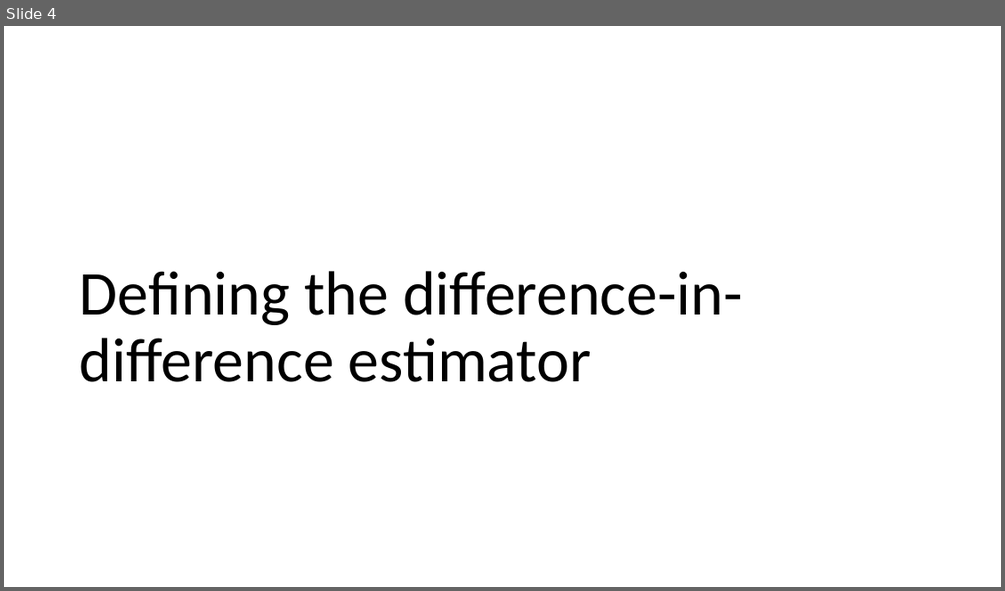
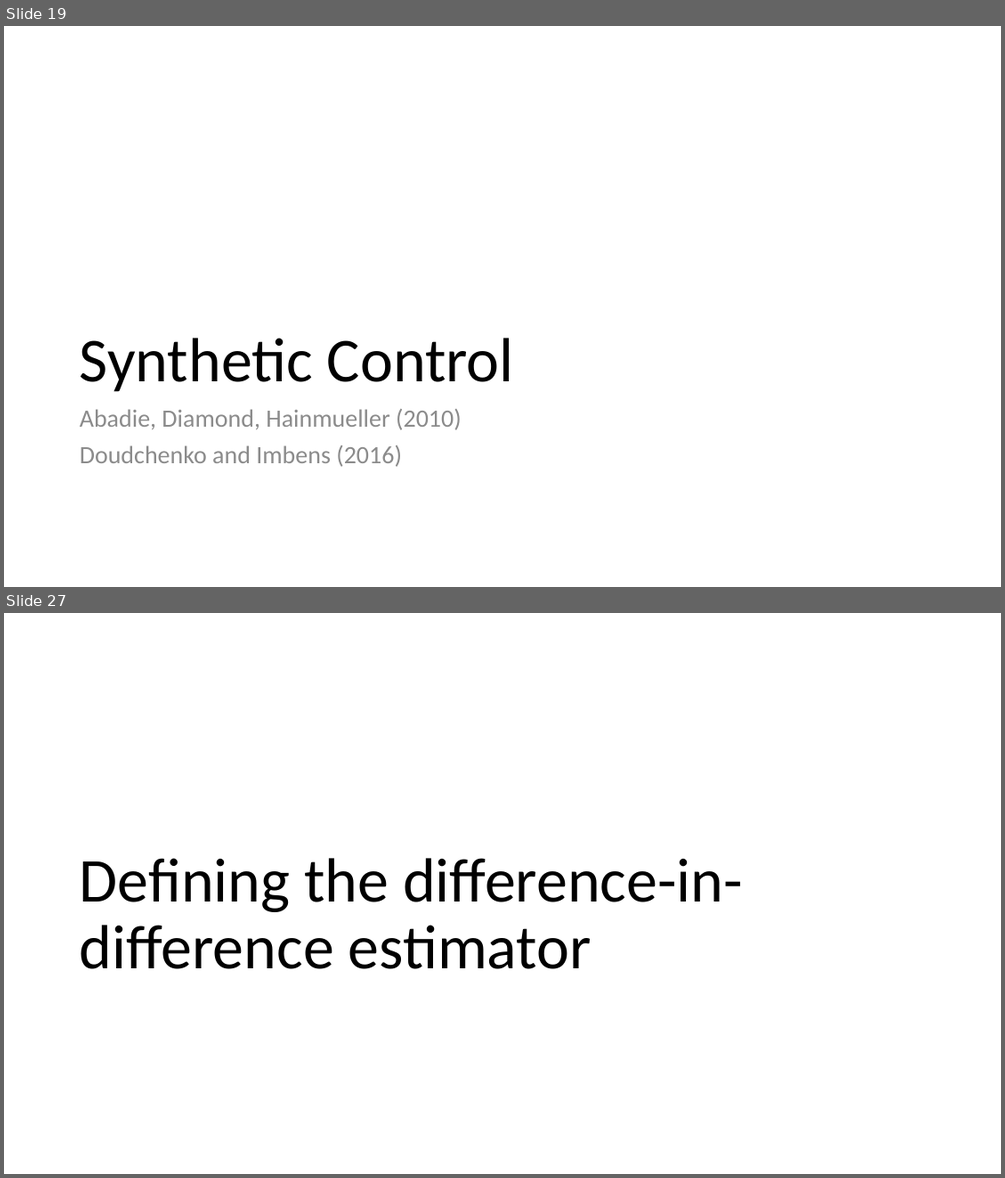
Before and after one commit to shoepaladin/causalinference_crashcourse, a slide deck: Powerpoints/6 DiffnDiff (WIP).pptx. Shown one above the other, each under a label of ours: slide 4 before the commit, slides 19 and 27 after it; the slides between them are not shown. The pictures are 1005x591 and 1005x1178 pixels, drawn with LibreOffice and Linux fonts; fonts in the diff are those of the drawing. Boxes give left, top, right and bottom in pixels: in the first picture for what was removed or moved away, otherwise in the second. Text is boxed around its words. In the diff, an @@ line names an element or a change of style, - is before the commit and + after.

```diff
--- a/Powerpoints/6 DiffnDiff (WIP).pptx
+++ b/Powerpoints/6 DiffnDiff (WIP).pptx
@@ slide 19 added at box(4, 26, 1001, 587), background #FFFFFF @@
@@ title added at box(80, 338, 514, 392), 60 pt, text #000000 @@
+Synthetic Control
@@ text added at box(80, 409, 461, 467), 24 pt, text #8C8C8C @@
+Abadie, Diamond, Hainmueller (2010)
+Doudchenko and Imbens (2016)
@@ what was slide 4 is now slide 27 @@
```
Also in this commit, not shown: 2 slides changed, 22 other slides added, 3 other files.
